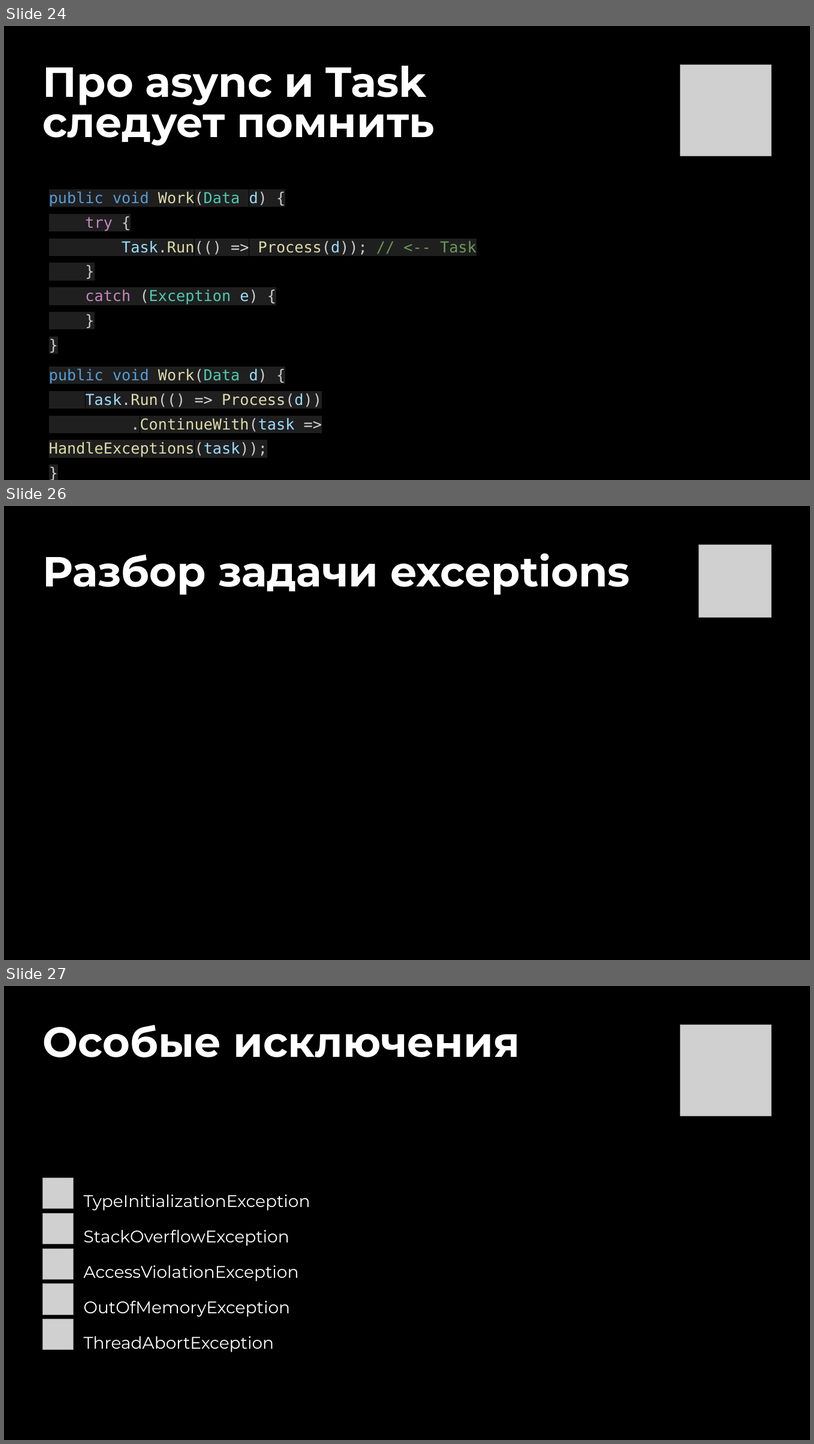
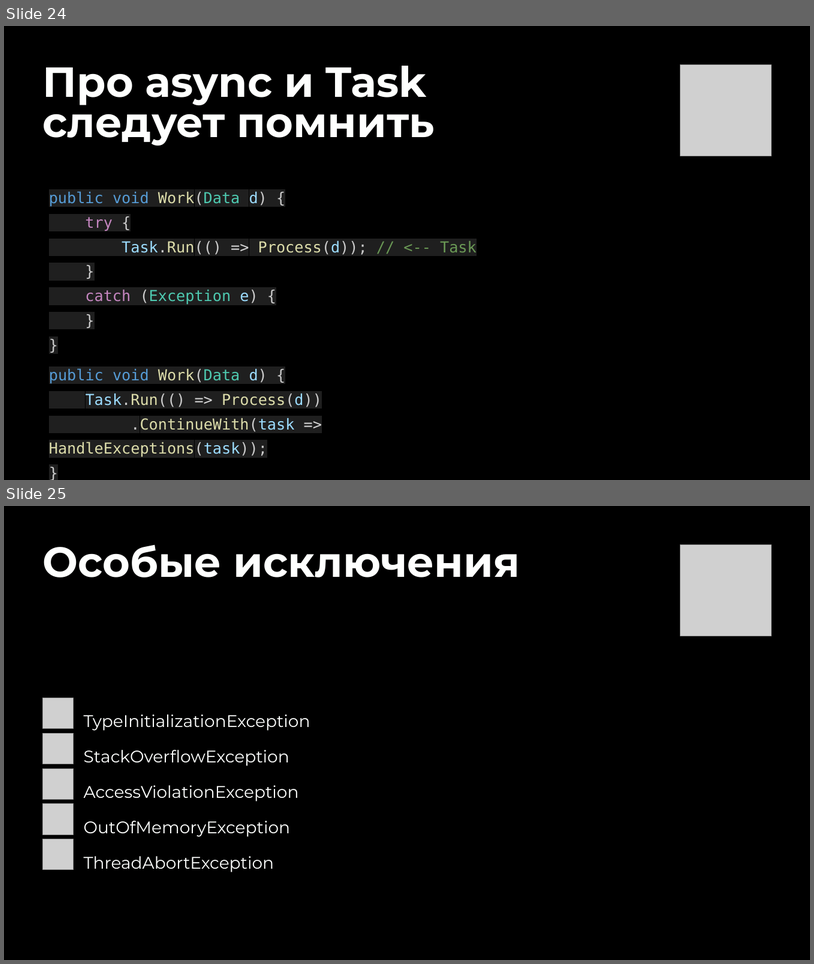
Before and after one commit to kontur-courses/exceptions, a slide deck: exceptions.pptx. Shown one above the other, each under a label of ours: slides 24, 26 and 27 before the commit, slides 24 and 25 after it; the slides between them are not shown. The pictures are 814x1444 and 814x964 pixels, drawn with LibreOffice and Linux fonts; fonts in the diff are those of the drawing; grey boxes stand for pictures. Boxes give left, top, right and bottom in pixels: in the first picture for what was removed or moved away, otherwise in the second. Text is boxed around its words. In the diff, an @@ line names an element or a change of style, - is before the commit and + after.

```diff
--- a/exceptions.pptx
+++ b/exceptions.pptx
@@ slide 26 removed at (4, 506, 810, 960), background #000000 @@
@@ title removed at (43, 553, 630, 595) @@
-Разбор задачи exceptions
@@ picture removed at (699, 545, 771, 618) @@
@@ what was slide 27 is now slide 25 @@
```
Also in this commit, not shown: 5 slides changed, 45 slides added, 1 other slide removed.
